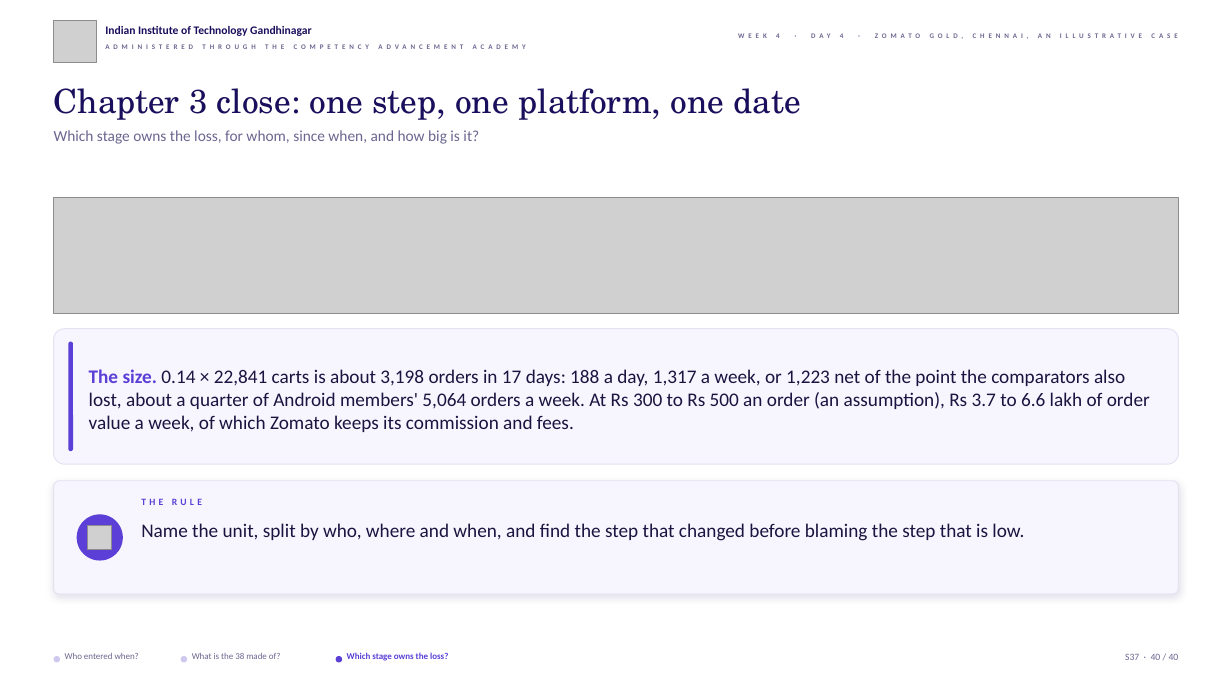
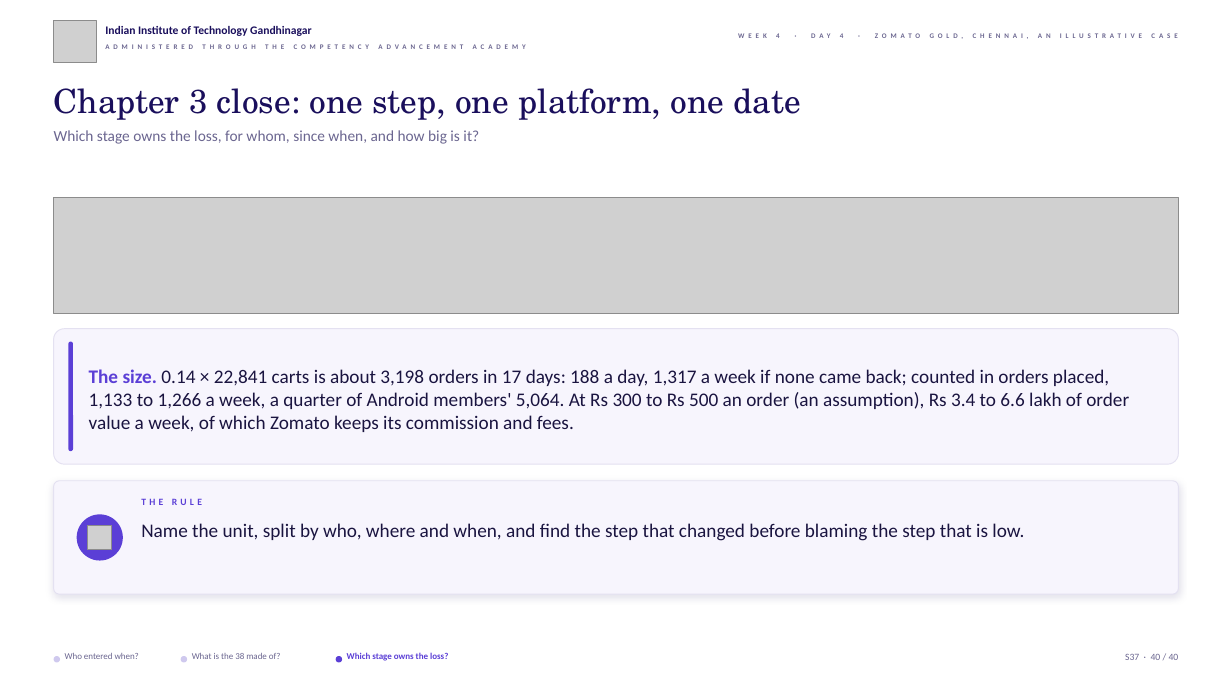
Before and after one commit to fde-academy-lab/c2-content-factory, a slide deck: slide 40 of content/W04/D4/slides/C2_W04_D04_half1_STUDENT.pptx. Drawn at 1232x693 pixels with LibreOffice and Linux fonts; fonts in the diff are those of the drawing; grey boxes stand for pictures; background and template pictures are left out. Boxes give left, top, right and bottom in pixels: in the first picture for what was removed or moved away, otherwise in the second. Text is boxed around its words. In the diff, an @@ line names an element or a change of style, - is before the commit and + after.

```diff
--- a/content/W04/D4/slides/C2_W04_D04_half1_STUDENT.pptx
+++ b/content/W04/D4/slides/C2_W04_D04_half1_STUDENT.pptx
@@ text at (89, 369, 1129, 432): text changed @@
-The size. 0.14 × 22,841 carts is about 3,198 orders in 17 days: 188 a day, 1,317 a week, or 1,223 net of the point the comparators also lost, about a quarter of Android members' 5,064 orders a week. At Rs 300 to Rs 500 an order (an assumption), Rs 3.7 to 6.6 lakh of order value a week, of which Zomato keeps its commission and fees.
+The size. 0.14 × 22,841 carts is about 3,198 orders in 17 days: 188 a day, 1,317 a week if none came back; counted in orders placed, 1,133 to 1,266 a week, a quarter of Android members' 5,064. At Rs 300 to Rs 500 an order (an assumption), Rs 3.4 to 6.6 lakh of order value a week, of which Zomato keeps its commission and fees.
```
Also in this commit, not shown: 2 other slides changed, 24 other files.
